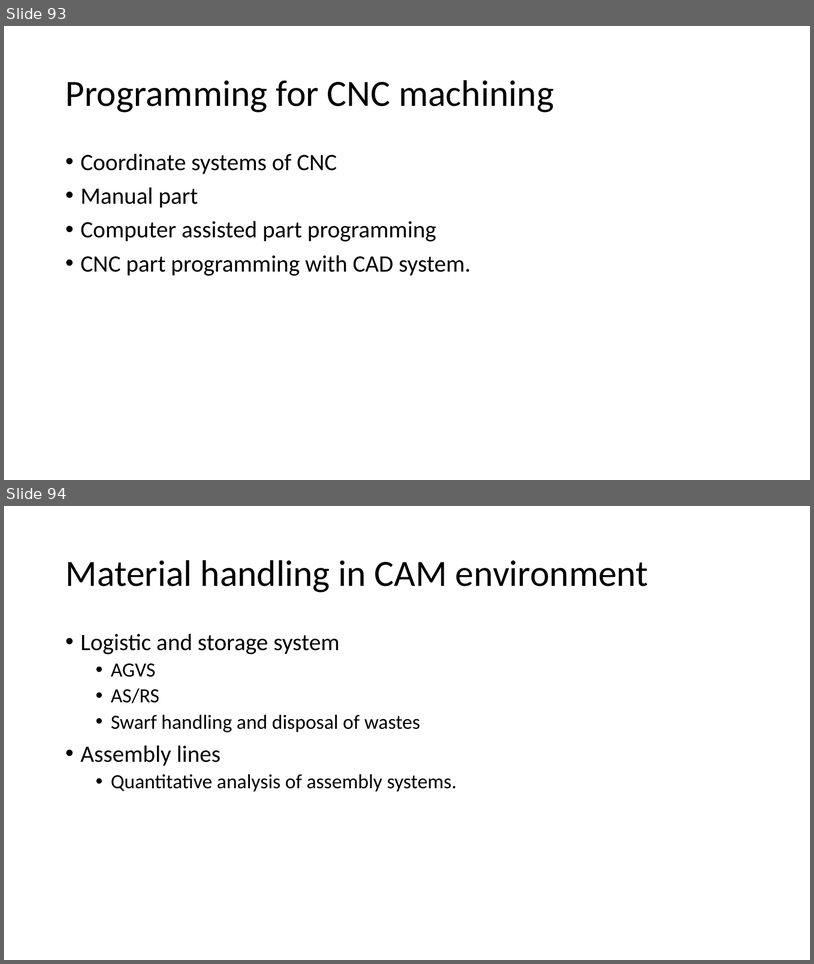
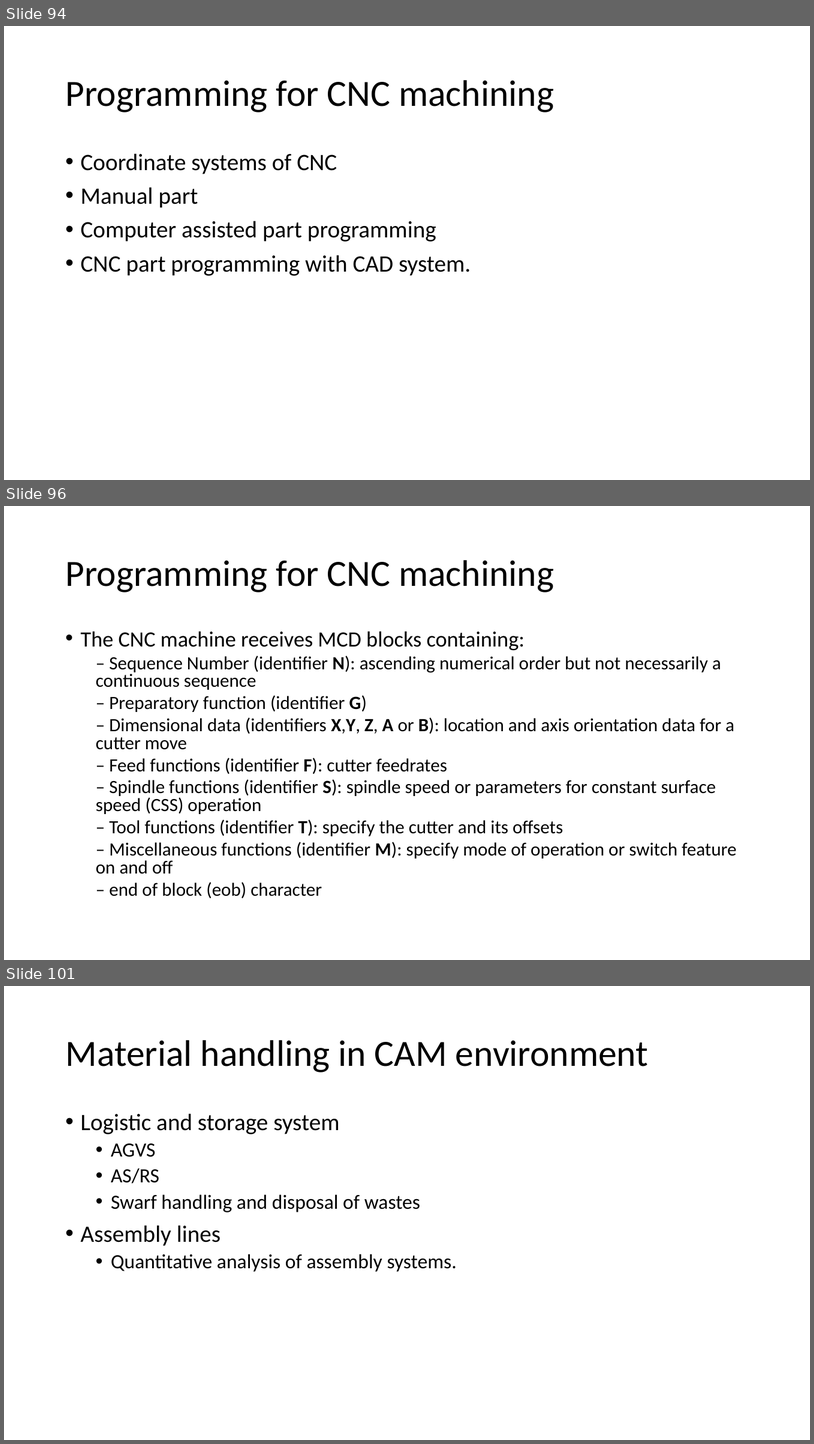
Before and after one commit to Jinny-Ching/cad_cam_course, a slide deck: CAD_CAM.pptx. Shown one above the other, each under a label of ours: slides 93 and 94 before the commit, slides 94, 96 and 101 after it; the slides between them are not shown. The pictures are 814x964 and 814x1444 pixels, drawn with LibreOffice and Linux fonts; fonts in the diff are those of the drawing. Boxes give left, top, right and bottom in pixels: in the first picture for what was removed or moved away, otherwise in the second. Text is boxed around its words. In the diff, an @@ line names an element or a change of style, - is before the commit and + after.

```diff
--- a/CAD_CAM.pptx
+++ b/CAD_CAM.pptx
@@ slide 96 added at <box>4,506,810,960</box>, background #FFFFFF @@
@@ title added at <box>65,560,554,592</box>, 44 pt, text #000000 @@
+Programming for CNC machining
@@ text added at <box>81,631,737,898</box>, 22.2 pt, text #000000 @@
+• The CNC machine receives MCD blocks containing:
+  – Sequence Number (identifier N): ascending numerical order but not necessarily a continuous sequence
+  – Preparatory function (identifier G)
+  – Dimensional data (identifiers X,Y, Z, A or B): location and axis orientation data for a cutter move
+  – Feed functions (identifier F): cutter feedrates
+  – Spindle functions (identifier S): spindle speed or parameters for constant surface speed (CSS) operation
+  – Tool functions (identifier T): specify the cutter and its offsets
+  – Miscellaneous functions (identifier M): specify mode of operation or switch feature on and off
+  – end of block (eob) character
@@ what was slide 93 is now slide 94 @@
@@ what was slide 94 is now slide 101 @@
```
Also in this commit, not shown: 6 slides changed, 6 other slides added.
